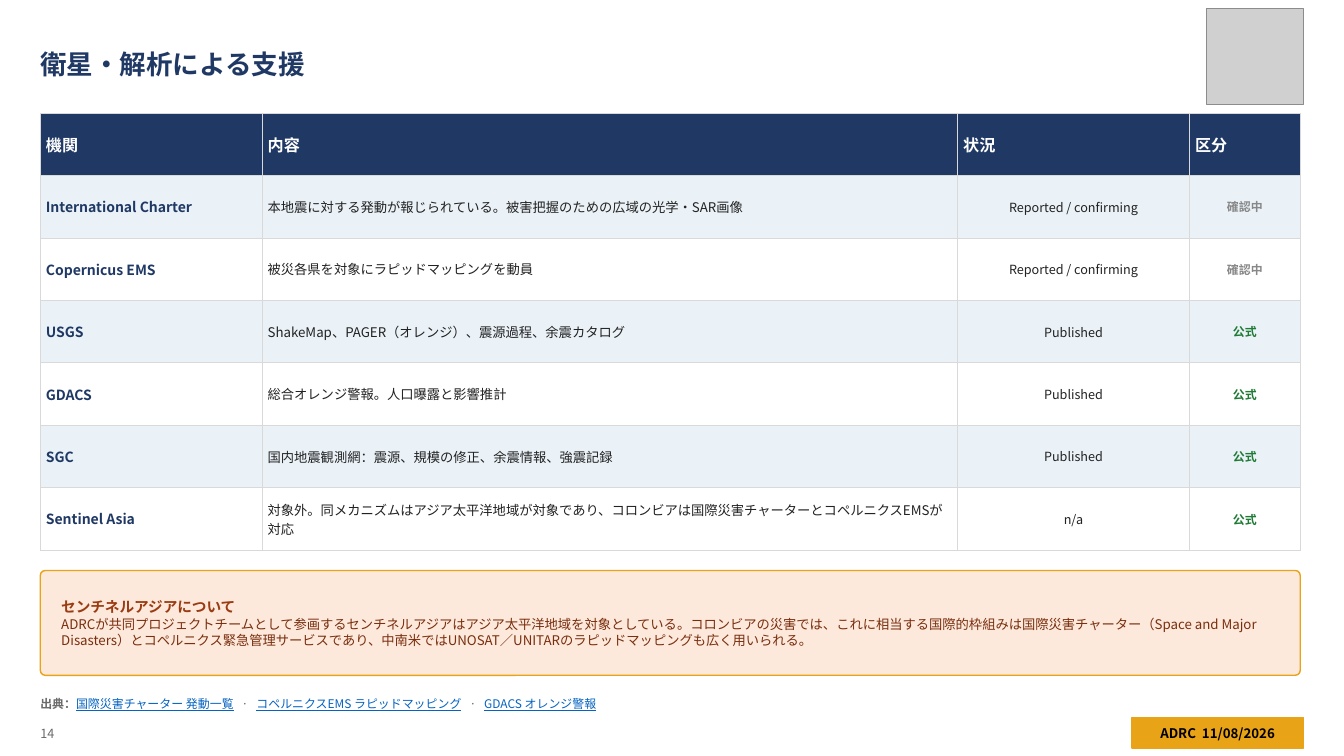
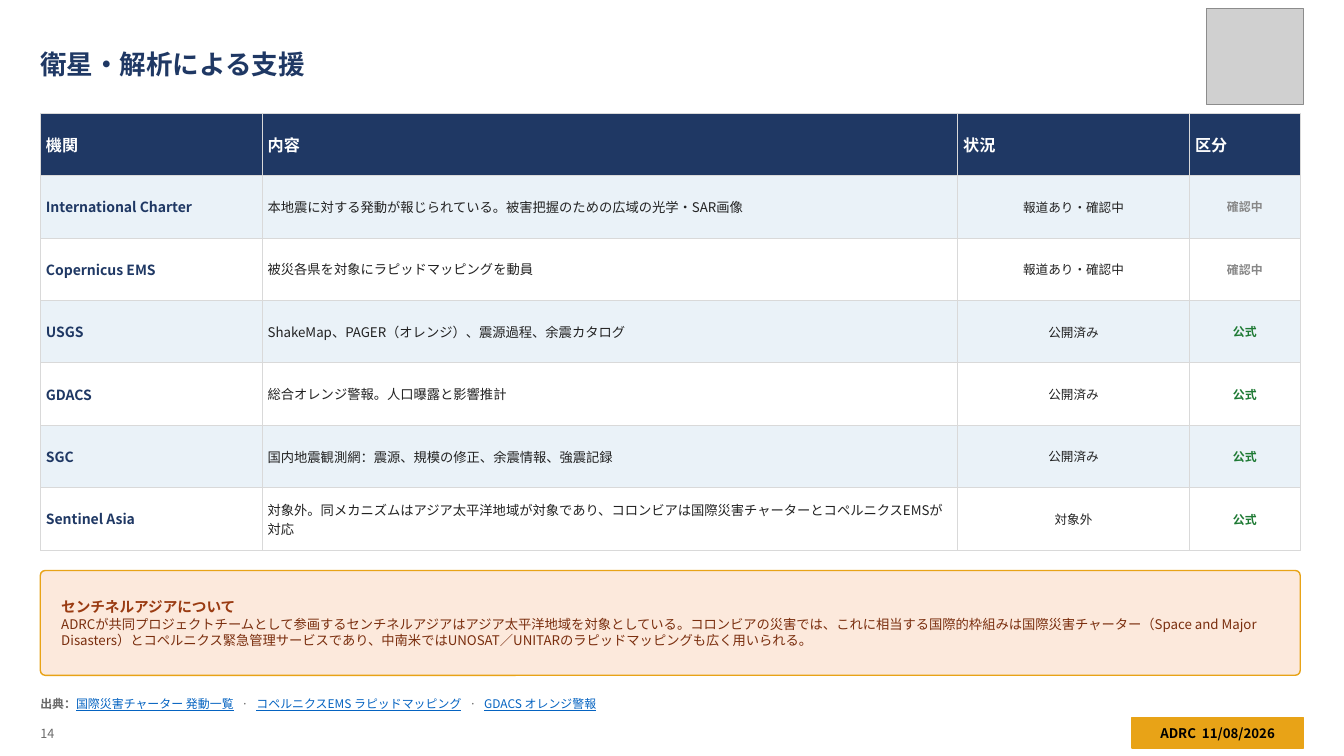
Before and after one commit to kochobi-max/whatsmap, a slide deck: slide 14 of reports/colombia_eq_20260810/output/ADRC_EQ_COL_Choco_20260810_JA.pptx. Drawn at 1344x756 pixels with LibreOffice and Linux fonts; fonts in the diff are those of the drawing; grey boxes stand for pictures. Boxes give left, top, right and bottom in pixels: in the first picture for what was removed or moved away, otherwise in the second. Text is boxed around its words. In the diff, an @@ line names an element or a change of style, - is before the commit and + after.

```diff
--- a/reports/colombia_eq_20260810/output/ADRC_EQ_COL_Choco_20260810_JA.pptx
+++ b/reports/colombia_eq_20260810/output/ADRC_EQ_COL_Choco_20260810_JA.pptx
@@ table at (x1=40, y1=113, x2=1301, y2=539) @@
-row 2, column 3: Reported / confirming
+row 2, column 3: 報道あり・確認中
-row 3, column 3: Reported / confirming
+row 3, column 3: 報道あり・確認中
-row 4, column 3: Published
+row 4, column 3: 公開済み
-row 5, column 3: Published
+row 5, column 3: 公開済み
-row 6, column 3: Published
+row 6, column 3: 公開済み
-row 7, column 3: n/a
+row 7, column 3: 対象外
```
Also in this commit, not shown: 5 other slides changed, 18 other files.
